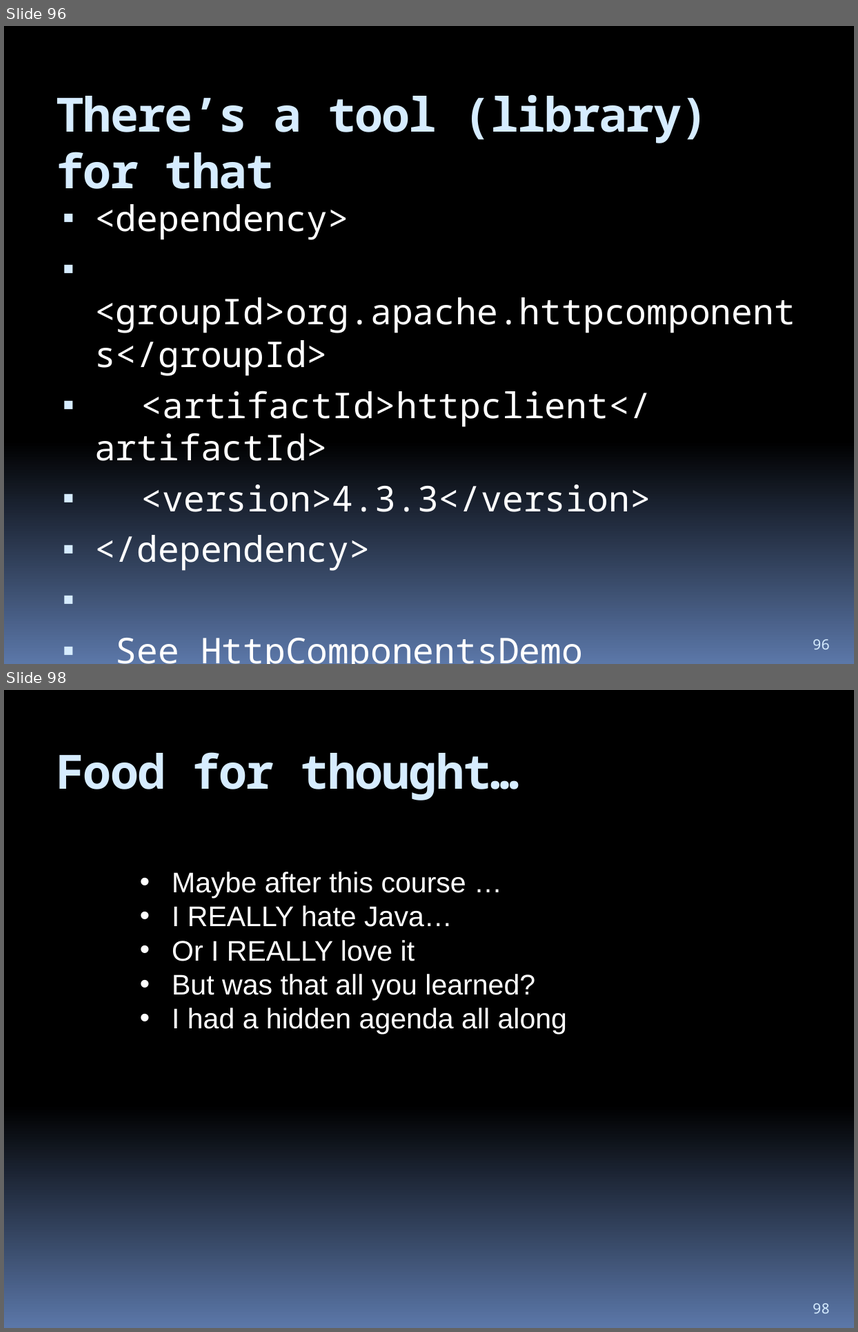
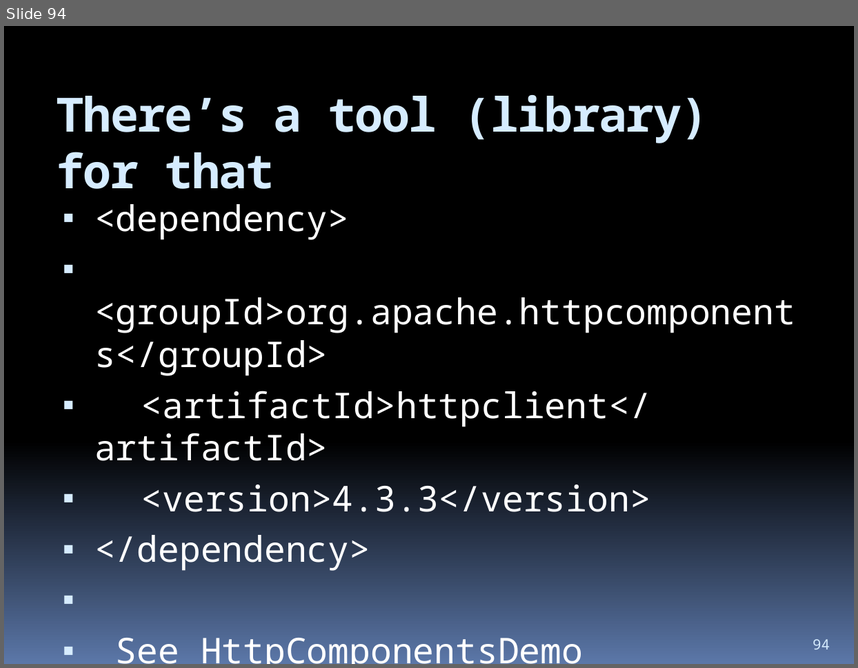
Before and after one commit to hchan/comp2613, a slide deck: coursePresentation.pptx. Shown one above the other, each under a label of ours: slides 96 and 98 before the commit, slide 94 after it; the slides between them are not shown. The pictures are 858x1332 and 858x668 pixels, drawn with LibreOffice and Linux fonts; fonts in the diff are those of the drawing. Boxes give left, top, right and bottom in pixels: in the first picture for what was removed or moved away, otherwise in the second. Text is boxed around its words. In the diff, an @@ line names an element or a change of style, - is before the commit and + after.

```diff
--- a/coursePresentation.pptx
+++ b/coursePresentation.pptx
@@ slide 98 removed at box(4, 690, 854, 1328), background gradient #000000 to #5B77A8 @@
@@ title removed at box(56, 752, 519, 800) @@
-Food for thought…
@@ text removed at box(172, 871, 567, 1034) @@
-• Maybe after this course …
-• I REALLY hate Java…
-• Or I REALLY love it
-• But was that all you learned?
-• I had a hidden agenda all along
@@ page number removed at box(813, 1303, 830, 1313) @@
-98
@@ what was slide 96 is now slide 94 @@
@@ page number at box(813, 639, 830, 649): text changed @@
-96
+94
```
Also in this commit, not shown: 2 slides changed, 2 slides added, 6 other slides removed, 3 other files.
